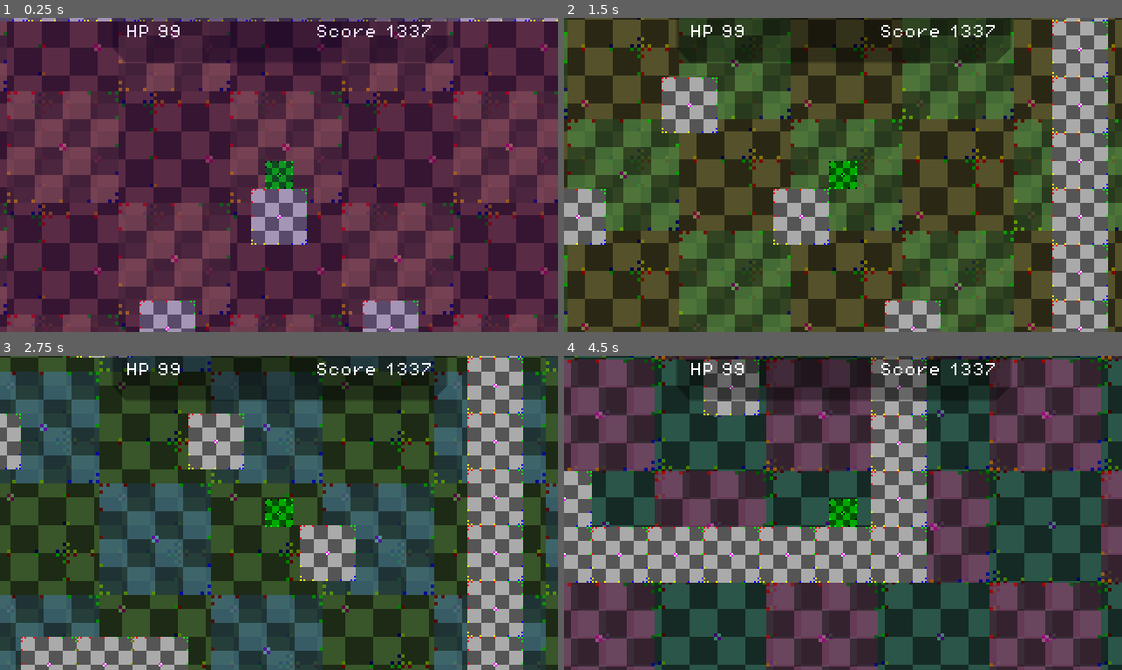
Above: before the commit, frames 1-4 (two rows, left to right).
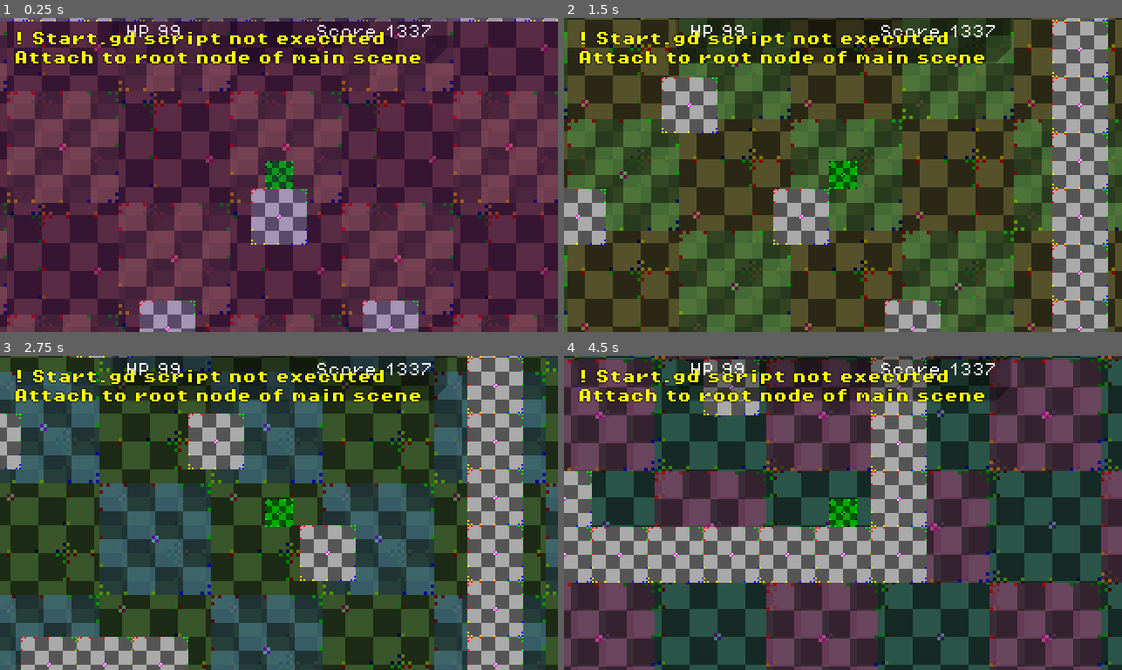
Above: after the commit, the same moments.

Repository: InvadingOctopus/comedot
Game: Godot game, scene res://Templates/Scenes/PlatformSceneTemplate.tscn
Two runs of this game, one before a commit and one after it. Both use one fixed random seed, a clock stepped at 60 frames per second and the inputs below.
Inputs (mouse positions are in pixels of both pictures, inside the frame that each line leads up to):
- Up to frame 1 (0.25 s): no input
- Up to frame 2 (1.5 s): move the mouse to (965, 159) at 0.52 s; hold Right (moveRight) from 0.53 s (still down); click (965, 159) at 0.6 s; tap Space (jump) at 0.77 s; move the mouse to (731, 190) at 1.27 s; right-click (731, 190) at 1.35 s
- Up to frame 3 (2.75 s): tap Space (jump) at 1.52 s; move the mouse to (334, 443) at 2.02 s; release Right (moveRight) at 2.03 s; hold Left (moveLeft) from 2.03 s (still down); click (334, 443) at 2.1 s
- Up to frame 4 (4.5 s): move the mouse to (815, 575) at 2.77 s; release Left (moveLeft) at 2.78 s; hold Right (moveRight) 2.78-4.28 s; right-click (815, 575) at 2.85 s; tap Space (jump) at 3.02, 3.77 s; move the mouse to (1010, 560) at 3.52 s; click (1010, 560) at 3.6 s; tap F12 (debugBreak) at 4.15 s; move the mouse to (675, 465) at 4.27 s; hold Left (moveLeft) from 4.28 s (still down); right-click (675, 465) at 4.35 s

The runs differ from the first frame. In frame 1, 2.2% of the frame differs, in the area x 2-76%, y 3-15%; in frame 2, 2.1%; in frame 3, 2.2%; in frame 4, 2.5%.
Error in both runs: Assertion failed: Debug Breakpoint Input Received (res://AutoLoad/GlobalInput.gd:65)

Commit message:
Overhaul Debug AutoLoad
- Organize labels in a vertical stack
- Apply label themes
- Add warnings for framework validations
- Reimplement isVisible as showDebugLabels
- Add Global.hasStartScript

Diff:
--- a/AutoLoad/Debug.gd
+++ b/AutoLoad/Debug.gd
@@ -9,14 +9,29 @@
 #endregion
 
 
-@export var isVisible: bool = false:
+#region Parameters
+
+## Sets the visibility of the debug information overlay text.
+## NOTE: Does not affect the visibility of the framework warning label.
+@export var showDebugLabels: bool = false:
 	set(newValue):
-		isVisible = newValue
-		if %Label: %Label.visible = isVisible
-
+		showDebugLabels = newValue
+		setLabelVisibility()
 
 ## A dictionary of variables to monitor at runtime. The keys are the names of the variables or properties from other nodes.
 @export var watchList = {}
+
+#endregion
+
+
+#region State
+
+@onready var labels:			Node  = %Labels
+@onready var label:				Label = %Label
+@onready var warningLabel:		Label = %WarningLabel
+@onready var watchListLabel:	Label = %WatchListLabel
+
+#endregion
 
 
 #region Logging
@@ -68,18 +83,41 @@
 
 
 func _ready():
-	%Label.visible = self.isVisible
+	resetLabels()
+	setLabelVisibility()
+	performFrameworkChecks()
+
+
+func resetLabels():
+	label.text = ""
+	warningLabel.text = ""
+	watchListLabel.text = ""
+
+
+func setLabelVisibility():
+	# NOTE: The warning label must always be visible
+	if label: label.visible = self.showDebugLabels
+	if watchListLabel: watchListLabel.visible = self.showDebugLabels
+
+
+func performFrameworkChecks():
+	var warnings: PackedStringArray
+
+	if not Global.hasStartScript:
+		warnings.append("! Start.gd script not executed\nAttach to root node of main scene")
+
+	warningLabel.text = "\n".join(warnings)
 
 
 func _process(delta: float):
-	if not isVisible: return
+	if not showDebugLabels: return
 
 	var text := ""
 
 	for value: Variant in watchList:
 		text += str(value) + ": " + str(watchList[value]) + "\n"
 
-	%Label.text = text
+	watchListLabel.text = text
 
 
 func showTemporaryLabel(key: StringName, text: String, duration: float = 3.0):
--- a/AutoLoad/Debug.tscn
+++ b/AutoLoad/Debug.tscn
@@ -1,21 +1,51 @@
-[gd_scene load_steps=3 format=3 uid="uid://byku6wanllr5n"]
+[gd_scene load_steps=5 format=3 uid="uid://byku6wanllr5n"]
 
 [ext_resource type="Script" path="res://AutoLoad/Debug.gd" id="1_rd14n"]
 [ext_resource type="FontFile" uid="uid://cbowgwltqkamb" path="res://Assets/Fonts/PixelOperator8-Bold.ttf" id="2_6qwn4"]
 
+[sub_resource type="LabelSettings" id="LabelSettings_rssih"]
+font = ExtResource("2_6qwn4")
+font_size = 8
+font_color = Color(1, 1, 0, 1)
+outline_size = 1
+outline_color = Color(0, 0, 0, 1)
+
+[sub_resource type="LabelSettings" id="LabelSettings_tt6b4"]
+font_size = 8
+outline_size = 1
+outline_color = Color(0, 0, 0, 1)
+
 [node name="Debug" type="CanvasLayer"]
 layer = 110
 script = ExtResource("1_rd14n")
-isVisible = true
+showDebugLabels = true
 
-[node name="Label" type="Label" parent="."]
+[node name="Labels" type="Node2D" parent="."]
 unique_name_in_owner = true
 top_level = true
-light_mask = 0
-texture_filter = 2
-offset_left = 8.0
-offset_top = 8.0
-offset_right = 72.0
-offset_bottom = 48.0
-theme_override_fonts/font = ExtResource("2_6qwn4")
+position = Vector2(8, 8)
+
+[node name="VBoxContainer" type="VBoxContainer" parent="Labels"]
+offset_right = 84.0
+offset_bottom = 32.0
+
+[node name="WarningLabel" type="Label" parent="Labels/VBoxContainer"]
+unique_name_in_owner = true
+layout_mode = 2
+text = "Warning"
+label_settings = SubResource("LabelSettings_rssih")
+metadata/_edit_use_anchors_ = true
+
+[node name="Label" type="Label" parent="Labels/VBoxContainer"]
+unique_name_in_owner = true
+layout_mode = 2
 theme_override_font_sizes/font_size = 8
+text = "General Label"
+metadata/_edit_use_anchors_ = true
+
+[node name="WatchListLabel" type="Label" parent="Labels/VBoxContainer"]
+unique_name_in_owner = true
+layout_mode = 2
+text = "Watchlist"
+label_settings = SubResource("LabelSettings_tt6b4")
+metadata/_edit_use_anchors_ = true
--- a/AutoLoad/Global.gd
+++ b/AutoLoad/Global.gd
@@ -5,6 +5,9 @@
 
 
 #region Flags
+
+## ATTENTION: This flag is set by the [Start] script which must be attached to the root node of the main scene of your game.
+var hasStartScript: bool = false
 
 #endregion
 
